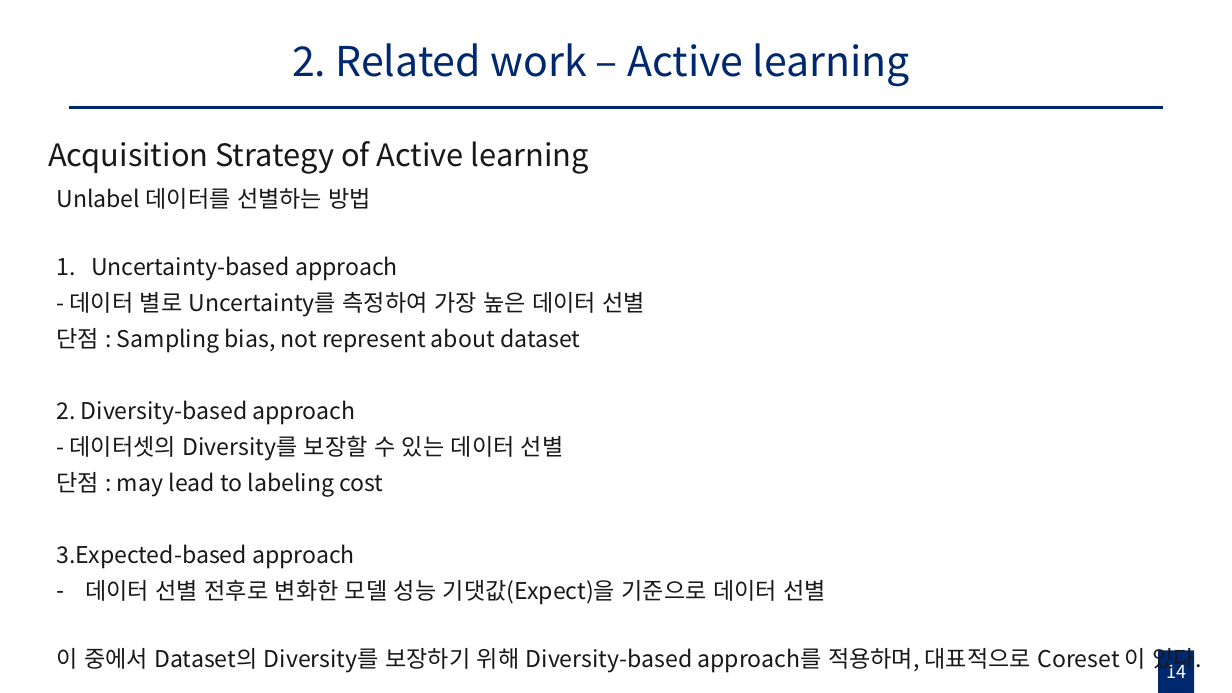
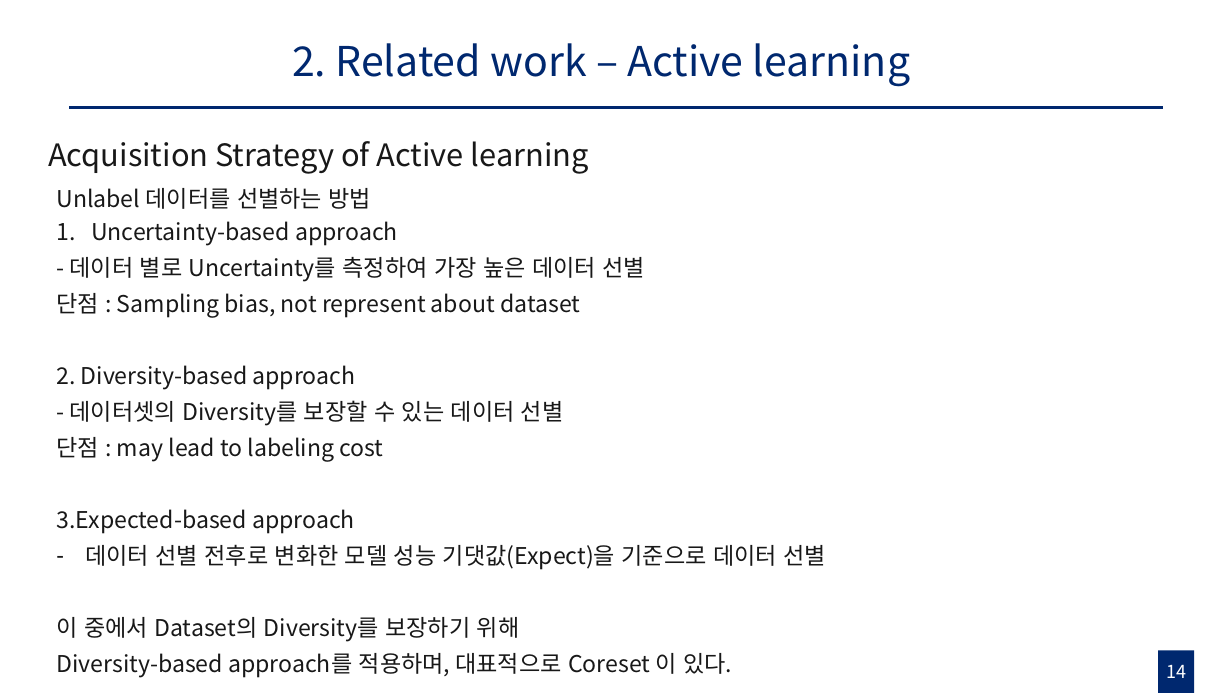
Before and after one commit to gusrn0505/TIL, a slide deck: slide 14 of Pseudo labeling with Coreset 초안.pptx. Drawn at 1232x693 pixels with LibreOffice and Linux fonts; fonts in the diff are those of the drawing. Boxes give left, top, right and bottom in pixels: in the first picture for what was removed or moved away, otherwise in the second. Text is boxed around its words. In the diff, an @@ line names an element or a change of style, - is before the commit and + after.

```diff
--- a/Pseudo labeling with Coreset 초안.pptx
+++ b/Pseudo labeling with Coreset 초안.pptx
@@ text "Uncertainty-based approach": place and size @@
-text "Uncertainty-based approach" at (56, 256, 826, 605)
+text "Uncertainty-based approach" at (56, 221, 826, 678)
@@ text at (56, 617, 732, 678): paragraphs added @@
+이 중에서 Dataset의 Diversity를 보장하기 위해
+Diversity-based approach를 적용하며, 대표적으로 Coreset 이 있다.
@@ text removed at (56, 643, 1202, 672) @@
-이 중에서 Dataset의 Diversity를 보장하기 위해 Diversity-based approach를 적용하며, 대표적으로 Coreset 이 있다.
```
Also in this commit, not shown: 17 other slides changed, 3 slides added, 1 slide removed, 5 other files.
